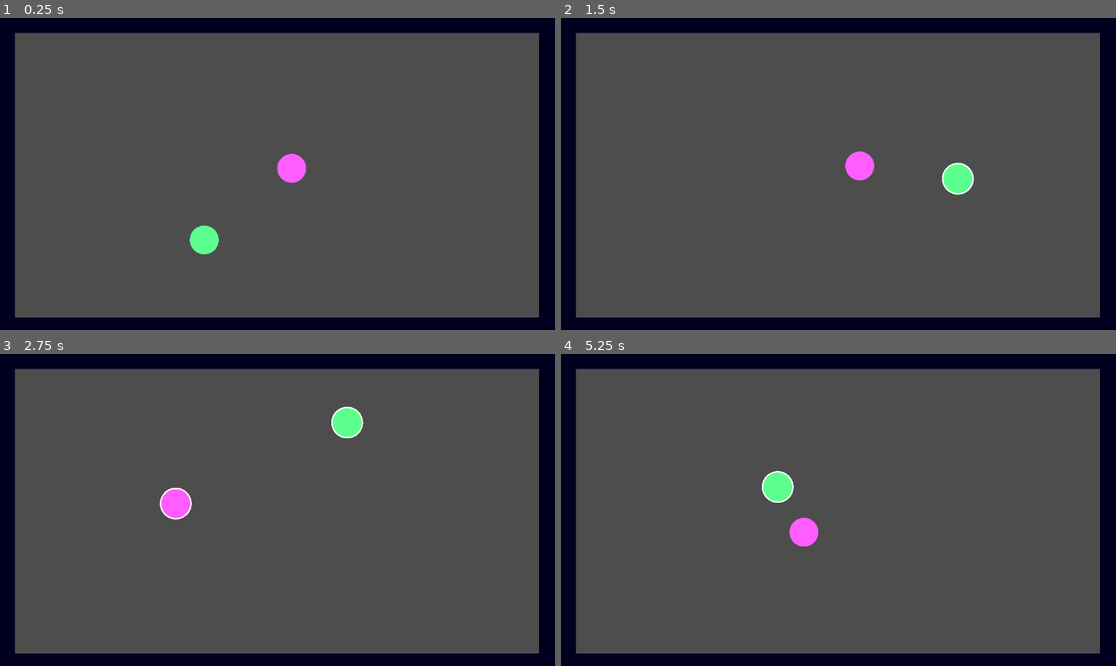
Above: before the commit, frames 1-4 (two rows, left to right).
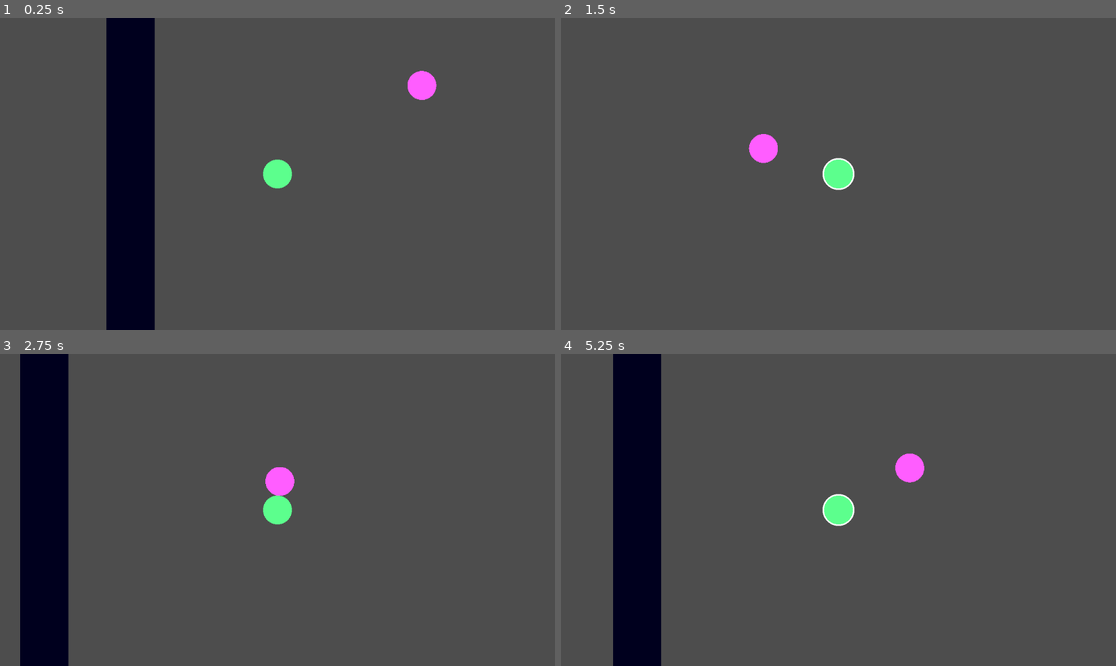
Above: after the commit, the same moments.

Repository: nezvers/Godot_Public_Examples
Game: Godot game, scene res://main.tscn
Two runs of this game, one before a commit and one after it. Both use one fixed random seed, a clock stepped at 60 frames per second and the inputs below.
Inputs (mouse positions are in pixels of both pictures, inside the frame that each line leads up to):
- Up to frame 1 (0.25 s): no input
- Up to frame 2 (1.5 s): move the mouse to (960, 158) at 0.52 s; hold D (move_right) 0.53-1.28 s; click (960, 158) at 0.6 s; move the mouse to (727, 189) at 1.27 s; hold S (move_down) from 1.28 s (still down); click (727, 189) at 1.35 s
- Up to frame 3 (2.75 s): move the mouse to (333, 441) at 2.02 s; release S (move_down) at 2.03 s; hold D (move_right) from 2.03 s (still down); click (333, 441) at 2.1 s
- Up to frame 4 (5.25 s): move the mouse to (810, 572) at 2.77 s; release D (move_right) at 2.78 s; hold W (move_up) 2.78-3.53 s; click (810, 572) at 2.85 s; move the mouse to (1005, 556) at 3.52 s; hold A (move_left) 3.53-5.03 s; click (1005, 556) at 3.6 s; move the mouse to (672, 463) at 4.27 s; click (672, 463) at 4.35 s; move the mouse to (866, 510) at 5.02 s; hold S (move_down) from 5.03 s (still down); click (866, 510) at 5.1 s

The runs differ from the first frame. In frame 1, 23% of the frame differs, in the area x 0-100%, y 0-100%; in frame 2, 16%; in frame 3, 23%; in frame 4, 23%.

Commit message:
add gravity

Diff:
--- a/rigidbody_character_force/body/body.tscn
+++ b/rigidbody_character_force/body/body.tscn
@@ -25,10 +25,11 @@
 script = ExtResource("2_vpsov")
 body = NodePath("..")
 
-[node name="PushWatcher" type="Node" parent="." unique_id=509883071 node_paths=PackedStringArray("body")]
-script = ExtResource("4_pbwhm")
-body = NodePath("..")
-
 [node name="WalkVelocity" type="Node" parent="." unique_id=2050126848 node_paths=PackedStringArray("body")]
 script = ExtResource("5_3eecm")
 body = NodePath("..")
+
+[node name="PushWatcher" type="Node" parent="." unique_id=509883071 node_paths=PackedStringArray("body", "walk_velocity")]
+script = ExtResource("4_pbwhm")
+body = NodePath("..")
+walk_velocity = NodePath("../WalkVelocity")
--- a/rigidbody_character_force/body/push_watcher.gd
+++ b/rigidbody_character_force/body/push_watcher.gd
@@ -1,7 +1,11 @@
 extends Node
 
 @export var body:Body
+@export var walk_velocity:WalkVelocity
 @export var treshold:float = 120
+
+## Gravity value is removed for treshold detection
+@export var resist_gravity:bool = true
 
 func _ready() -> void:
 	body.is_push_changed.connect(on_is_push_changed)
@@ -10,5 +14,8 @@
 	set_process(value)
 
 func _physics_process(_delta:float)->void:
-	if body.linear_velocity.length_squared() < (treshold * treshold):
+	var velocity:Vector2 = body.linear_velocity
+	if resist_gravity:
+		velocity -= Gravity.velocity
+	if velocity.length_squared() < (treshold * treshold):
 		body.set_is_pushed(false)
--- a/rigidbody_character_force/body/walk_velocity.gd
+++ b/rigidbody_character_force/body/walk_velocity.gd
@@ -7,19 +7,23 @@
 @export var deacceleration:float = 500
 @export var push_resist:float = 500
 @export var move_dir:Vector2
-
+@export var gravity_mult:float = 1
 
 func _physics_process(delta: float) -> void:
 	if body.is_pushed:
-		speed_down(push_resist * delta)
+		speed_change(delta, push_resist, 0, Vector2.ZERO)
+		#speed_down(push_resist * delta)
 		return
 	if move_dir.length_squared() > 0.01:
-		speed_up(acceleration * delta, walk_speed, move_dir.normalized(), delta)
+		speed_change(delta, acceleration, walk_speed, move_dir.normalized())
 	else:
-		speed_down(deacceleration * delta)
+		speed_change(delta, deacceleration, 0, Vector2.ZERO)
+		#speed_down(deacceleration * delta)
 
-func speed_up(strength:float, target_speed:float, dir:Vector2, delta:float)->void:
-	var target_velocity:Vector2 = target_speed * dir
+func speed_change(delta:float, strength:float, target_speed:float, dir:Vector2)->void:
+	strength *= delta
+	# TODO: gravity multiply
+	var target_velocity:Vector2 = target_speed * dir + Gravity.velocity * gravity_mult
 	var current_velocity:Vector2 = body.linear_velocity
 	var diff_velocity:Vector2 = target_velocity - current_velocity
 	var diff_len:float = (target_velocity - diff_velocity).length_squared()
--- /dev/null
+++ b/rigidbody_character_force/camera/camera.gd
@@ -0,0 +1,6 @@
+extends Camera2D
+
+@export var target:Node2D
+
+func _process(_delta: float) -> void:
+	global_position = target.global_position
--- /dev/null
+++ b/rigidbody_character_force/camera/camera.tscn
@@ -0,0 +1,6 @@
+[gd_scene format=3 uid="uid://cnnykbbuwcmgm"]
+
+[ext_resource type="Script" uid="uid://c6wcmlx34j0xn" path="res://camera/camera.gd" id="1_lw1ob"]
+
+[node name="Camera2D" type="Camera2D" unique_id=107111780]
+script = ExtResource("1_lw1ob")
--- a/rigidbody_character_force/main.tscn
+++ b/rigidbody_character_force/main.tscn
@@ -5,11 +5,12 @@
 [ext_resource type="Script" uid="uid://dc1s8orbmtv6f" path="res://player/input_impulse.gd" id="2_0xm2m"]
 [ext_resource type="Script" uid="uid://b46r1ts4t7cpm" path="res://utils/gravity.gd" id="2_7mycd"]
 [ext_resource type="PackedScene" uid="uid://fdmfk7kuv2yi" path="res://body/body.tscn" id="3_lquwl"]
+[ext_resource type="PackedScene" uid="uid://cnnykbbuwcmgm" path="res://camera/camera.tscn" id="4_5vw27"]
 [ext_resource type="Script" uid="uid://b84t0xd7r6sev" path="res://enemies/enemy_stalking.gd" id="5_272bh"]
 [ext_resource type="Script" uid="uid://cdtbfugurdgc6" path="res://player/player_input.gd" id="5_lquwl"]
 
 [sub_resource type="RectangleShape2D" id="RectangleShape2D_0xm2m"]
-size = Vector2(1216, 63)
+size = Vector2(10000, 100)
 
 [node name="Main" type="Node2D" unique_id=649157611]
 
@@ -22,13 +23,13 @@
 [node name="Walls" type="StaticBody2D" parent="." unique_id=366999582]
 
 [node name="CollisionShape2D" type="CollisionShape2D" parent="Walls" unique_id=1078793878]
-position = Vector2(580, 0)
+position = Vector2(5000, 0)
 shape = SubResource("RectangleShape2D_0xm2m")
 script = ExtResource("1_ig7tw")
 color = Color(0.0022071032, 0, 0.1197023, 1)
 
 [node name="CollisionShape2D2" type="CollisionShape2D" parent="Walls" unique_id=1680200897]
-position = Vector2(580, 654)
+position = Vector2(580, 1500)
 shape = SubResource("RectangleShape2D_0xm2m")
 script = ExtResource("1_ig7tw")
 color = Color(0.0022071032, 0, 0.1197023, 1)
@@ -41,16 +42,19 @@
 color = Color(0.0022071032, 0, 0.1197023, 1)
 
 [node name="CollisionShape2D4" type="CollisionShape2D" parent="Walls" unique_id=1532178171]
-position = Vector2(1151, 350)
+position = Vector2(1500, 350)
 rotation = 1.5707964
 shape = SubResource("RectangleShape2D_0xm2m")
 script = ExtResource("1_ig7tw")
 color = Color(0.0022071032, 0, 0.1197023, 1)
 
+[node name="Camera2D" parent="." unique_id=107111780 node_paths=PackedStringArray("target") instance=ExtResource("4_5vw27")]
+target = NodePath("../Player")
+
 [node name="NPC" parent="." unique_id=981984537 instance=ExtResource("3_lquwl")]
 position = Vector2(613, 306)
 
-[node name="WalkVelocity" parent="NPC" index="3" unique_id=2050126848]
+[node name="WalkVelocity" parent="NPC" index="2" unique_id=2050126848]
 walk_speed = 200.0
 acceleration = 1000.0
 deacceleration = 400.0
@@ -63,7 +67,7 @@
 body = NodePath("..")
 
 [node name="Player" parent="." unique_id=2126218870 instance=ExtResource("3_lquwl")]
-position = Vector2(424, 461)
+position = Vector2(305, 495)
 
 [node name="CollisionShape2D" parent="Player" index="0" unique_id=2006145308]
 color = Color(0.36, 1, 0.552, 1)
--- a/rigidbody_character_force/utils/gravity.gd
+++ b/rigidbody_character_force/utils/gravity.gd
@@ -1,12 +1,12 @@
+class_name Gravity
 extends Node
+
+static var velocity:Vector2
 
 @export var gravity:Vector2 : set = set_gravity
 
-# TODO: doesn't seem to work
+
 func set_gravity(value:Vector2)->void:
 	gravity = value
-	var strength:float = gravity.length()
-	var direction:Vector2 = gravity.normalized()
-	PhysicsServer2D.area_set_param(get_viewport().find_world_2d().space, PhysicsServer2D.AREA_PARAM_GRAVITY, strength)
-	PhysicsServer2D.area_set_param(get_viewport().find_world_2d().space, PhysicsServer2D.AREA_PARAM_GRAVITY_VECTOR, direction)
+	velocity = value
 	print("Gravity: ", gravity)
Not shown, added: rigidbody_character_force/camera/camera.gd.uid
